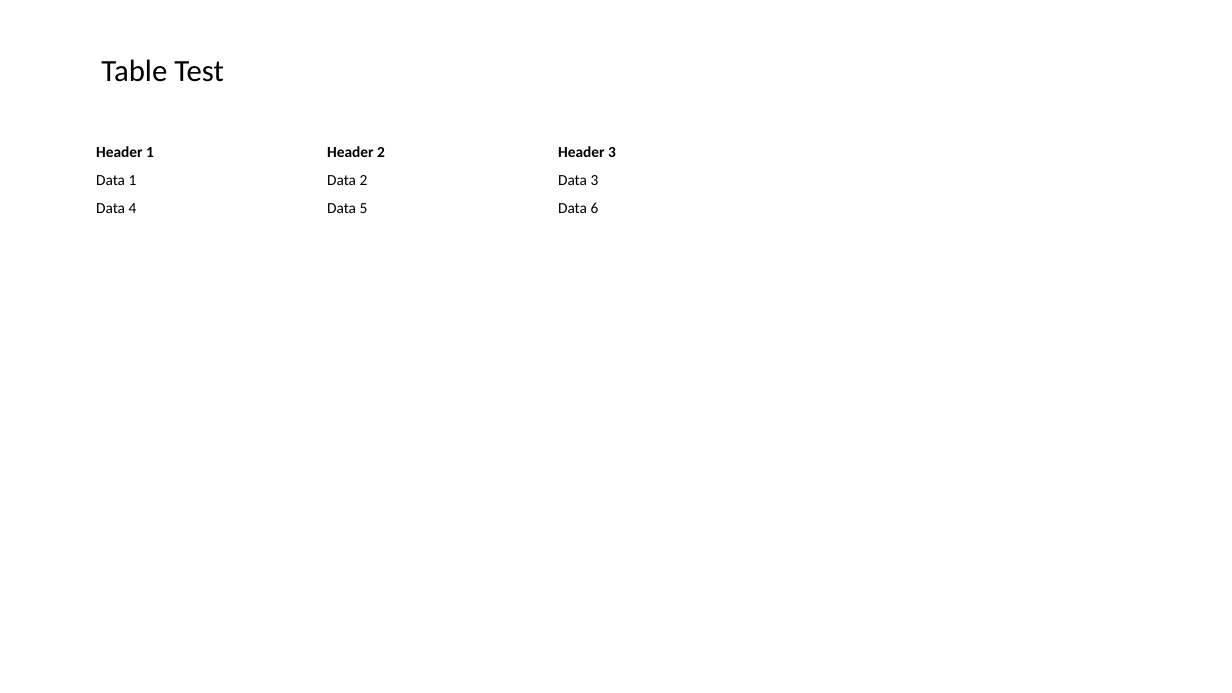
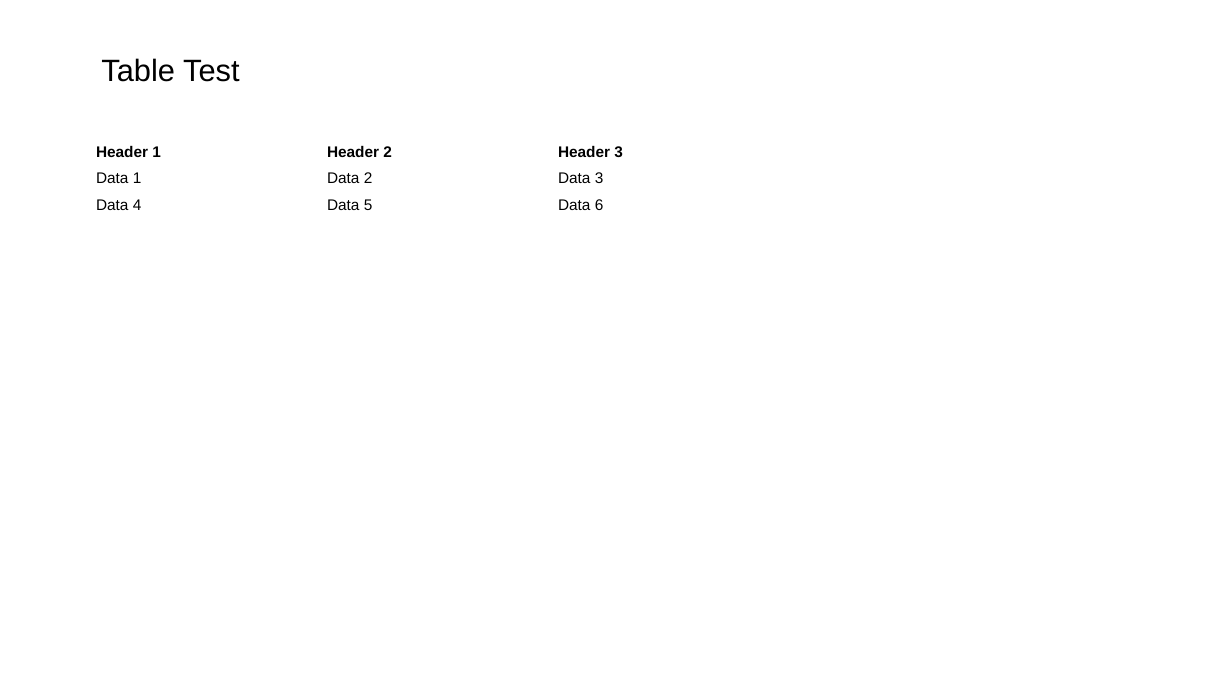
Before and after one commit to sharmizan89/PptxGenJSMBAR2.0, a slide deck: slide 4 of node-test-output.pptx. Drawn at 1232x693 pixels with LibreOffice and Linux fonts; fonts in the diff are those of the drawing. Boxes give left, top, right and bottom in pixels: in the first picture for what was removed or moved away, otherwise in the second. Text is boxed around its words. In the diff, an @@ line names an element or a change of style, - is before the commit and + after.

Commit message:
v.1.0.2: Default font Arial, custom slide guides
- Changed default fonts from Calibri to Arial (theme and charts)
- Added custom slide guides for consistent layouts
- Updated text styles in slide master

```diff
--- a/node-test-output.pptx
+++ b/node-test-output.pptx
@@ text "Table Test" at bbox=[101, 58, 240, 82]: font Calibri to Arial @@
@@ table at bbox=[92, 139, 786, 231] @@
@@ font Calibri to Arial @@
```
Also in this commit, not shown: 4 other slides changed, 12 other files.
